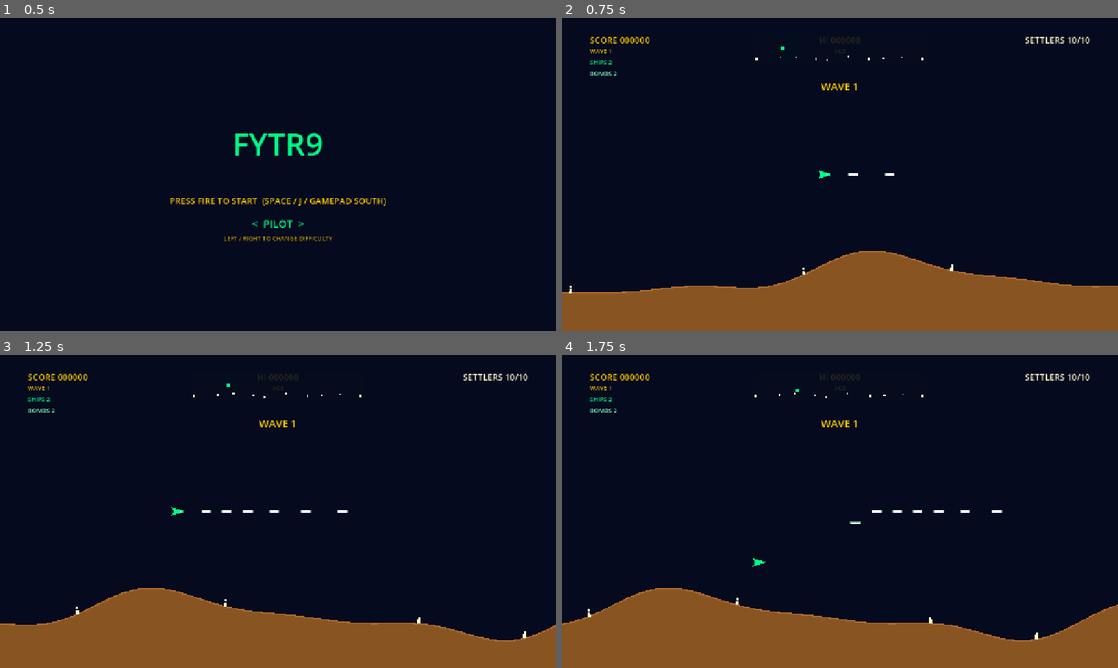
Above: before the commit, frames 1-4 (two rows, left to right).
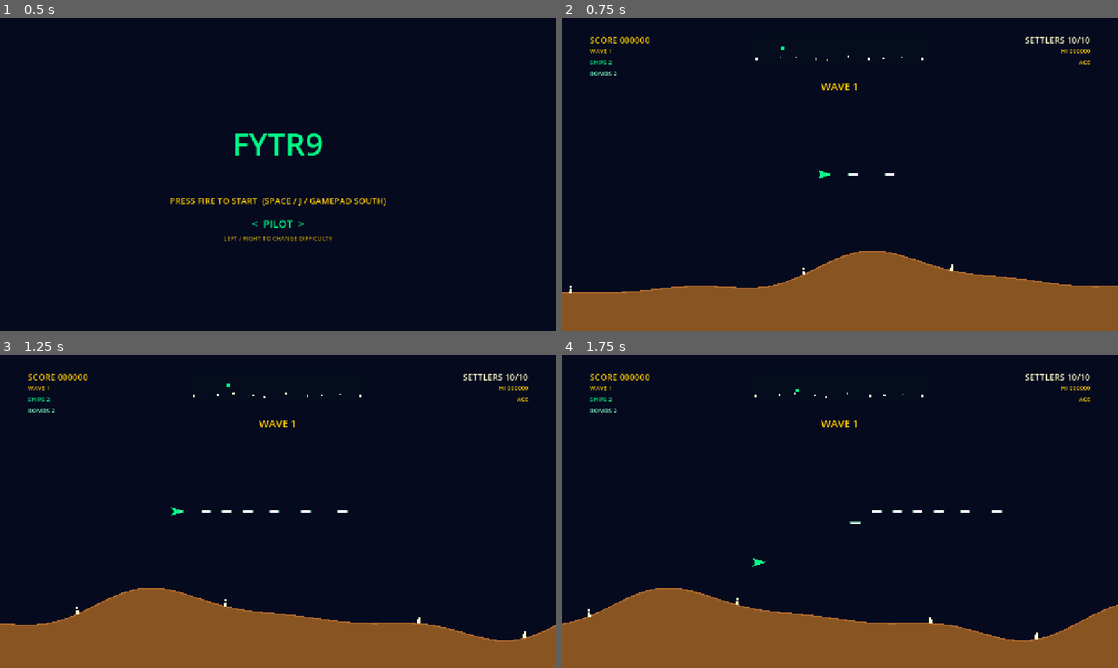
Above: after the commit, the same moments.

Repository: charles-hood/fytr9
Game: Godot game, scene res://scenes/boot/boot.tscn
Two runs of this game, one before a commit and one after it. Both use one fixed random seed, a clock stepped at 60 frames per second and the inputs below.
Inputs:
- Up to frame 1 (0.5 s): no input
- Up to frame 2 (0.75 s): tap Enter at 0.5 s; hold D (move_right) from 0.53 s (still down); hold Space (fire) from 0.53 s (still down)
- Up to frame 3 (1.25 s): keep holding D (move_right); keep holding Space (fire)
- Up to frame 4 (1.75 s): release D (move_right) at 1.28 s; release Space (fire) at 1.28 s; hold S (move_down) from 1.28 s (still down); tap Space (fire) at 1.35 s

Frame 1 is identical in both runs. In frame 2, 0.1% of the frame differs, in the area x 46-95%, y 6-15%; in frame 3, 0.1%; in frame 4, 0.1%.

Commit message:
Address GLM review round 2: HUD overlap, rebase glitch, dead code, test gaps
- HUD: high-score and difficulty labels moved out from under the scanner's
  85%-opaque rectangle to the right column (should-fix 1).
- Pulse Bomb x-only window documented as correct by construction: the full
  720px playfield is inside the vertical viewport (should-fix 2 resolved as
  documentation, not dead code).
- Rebase now runs before entity placement/camera, killing the one-frame
  world-width placement glitch after 16 laps (mis-tiered nit; real bug).
- Removed unreferenced M1 target_dummy scaffolding.
- Test gaps closed: multi-carry stacking + release-on-death, catch-radius
  difficulty scaling in the catch check, standalone scene instantiation.
- Skipped: duplicate edge arrows (pixel-identical overlap, no visible
  defect). Deferred: Snatcher-cap/whole-field count (annotated M4 item).
- DECISIONS.md: review round recorded; discovery rubric now frozen.

Suite: 20 suites, 2115 checks, 0 failures.

Co-Authored-By: Claude Fable 5 <noreply@anthropic.com>

Diff:
--- a/project/scenes/actors/target_dummy.tscn
+++ /dev/null
@@ -1,23 +0,0 @@
-[gd_scene load_steps=3 format=3]
-
-[ext_resource type="Script" path="res://scripts/actors/target_dummy.gd" id="1"]
-
-[sub_resource type="CircleShape2D" id="CircleShape2D_body"]
-radius = 18.0
-
-[node name="TargetDummy" type="Area2D"]
-collision_layer = 4
-collision_mask = 2
-monitoring = false
-script = ExtResource("1")
-
-[node name="Body" type="Polygon2D" parent="."]
-color = Color(1, 0.4, 0, 1)
-polygon = PackedVector2Array(0, -18, 14, 0, 0, 18, -14, 0)
-
-[node name="Core" type="Polygon2D" parent="."]
-color = Color(1, 0.8, 0.4, 1)
-polygon = PackedVector2Array(0, -6, 5, 0, 0, 6, -5, 0)
-
-[node name="CollisionShape2D" type="CollisionShape2D" parent="."]
-shape = SubResource("CircleShape2D_body")
--- a/project/scenes/game/hud.tscn
+++ b/project/scenes/game/hud.tscn
@@ -57,25 +57,25 @@
 
 [node name="HighScoreLabel" type="Label" parent="."]
 unique_name_in_owner = true
-offset_left = 480.0
-offset_top = 36.0
-offset_right = 800.0
-offset_bottom = 64.0
+offset_left = 916.0
+offset_top = 66.0
+offset_right = 1216.0
+offset_bottom = 90.0
 theme_override_colors/font_color = Color(1, 0.8, 0, 1)
-theme_override_font_sizes/font_size = 20
+theme_override_font_sizes/font_size = 14
 text = "HI 000000"
-horizontal_alignment = 1
+horizontal_alignment = 2
 
 [node name="DifficultyLabel" type="Label" parent="."]
 unique_name_in_owner = true
-offset_left = 480.0
-offset_top = 66.0
-offset_right = 800.0
-offset_bottom = 90.0
+offset_left = 916.0
+offset_top = 92.0
+offset_right = 1216.0
+offset_bottom = 116.0
 theme_override_colors/font_color = Color(1, 0.8, 0, 1)
 theme_override_font_sizes/font_size = 14
 text = "PILOT"
-horizontal_alignment = 1
+horizontal_alignment = 2
 
 [node name="PopulationLabel" type="Label" parent="."]
 unique_name_in_owner = true
--- a/project/scripts/actors/target_dummy.gd
+++ /dev/null
@@ -1,33 +0,0 @@
-## Milestone 1 flight-lab target dummy. Scaffolding only — replaced by the
-## real enemy roster from Milestone 2 on. Respawns after a short delay so the
-## lab stays target-rich.
-extends Area2D
-
-const RESPAWN_DELAY := 2.0
-
-var sim_x := 0.0
-var sim_y := 0.0
-var hit_radius := 18.0
-var alive := true
-
-var _respawn_timer := 0.0
-
-
-func setup(p_sim_x: float, p_sim_y: float) -> void:
-	sim_x = p_sim_x
-	sim_y = p_sim_y
-
-
-func take_hit() -> void:
-	alive = false
-	visible = false
-	_respawn_timer = RESPAWN_DELAY
-
-
-func tick(delta: float) -> void:
-	if alive:
-		return
-	_respawn_timer -= delta
-	if _respawn_timer <= 0.0:
-		alive = true
-		visible = true
--- a/project/scripts/core/game_world.gd
+++ b/project/scripts/core/game_world.gd
@@ -162,16 +162,22 @@
 	_tick_enemy_shots(delta)
 	_handle_rescue()
 	run.registry.rebuild(player, enemies, settlers)
+	# Rebase BEFORE placement and the camera update, so a rebase tick renders
+	# entities relative to the shifted anchor — placing first left every
+	# entity a full world width off-screen for one frame.
+	_maybe_rebase()
 	_place_entities()
 	camera.tick(delta, player)
-	_maybe_rebase()
 	run.post_tick(delta)
 
 
 ## §4.3 Pulse Bomb: kills enemies and hostile projectiles in the visible
 ## viewport plus a wrapped seam margin. Settlers are unharmed — a carried
 ## Settler drops because its carrier dies (the §4.5 falling rule), not from
-## bomb damage.
+## bomb damage. Only the wrapped x window is tested: the viewport is the
+## full 720px logical height and every hostile lives inside the playable
+## band within it, so a y check would be dead code — revisit only if an M4+
+## enemy can ever exist outside the vertical viewport.
 func detonate_pulse_bomb() -> void:
 	var cam_x := camera_sim_x()
 	var reach: float = VIEWPORT_HALF_WIDTH + player_balance.bomb_seam_margin
--- a/project/tests/integration/test_arcade_loop.gd
+++ b/project/tests/integration/test_arcade_loop.gd
@@ -212,6 +212,65 @@
 	_free_session(session)
 
 
+func test_multiple_carried_settlers_stack_and_release_on_death() -> void:
+	# DECISIONS 2026-07-11: multiple simultaneous carries are allowed and
+	# stack below the craft; §4.4 death releases every one of them.
+	var session := _spawn_session(786)
+	var world: Node2D = session.get_node("World")
+	var run: Node = session.get_node("RunController")
+	var player: CharacterBody2D = world.player
+	player.position.y = 200.0  # well above the drop band — no auto-delivery
+
+	var first: Node2D = world.settlers[0]
+	var second: Node2D = world.settlers[1]
+	first.apply_state(SettlerScript.State.CARRIED_BY_PLAYER)
+	second.apply_state(SettlerScript.State.CARRIED_BY_PLAYER)
+	_step(world, 1)
+	var offset: float = world.settler_balance.carry_offset_y
+	var spacing: float = world.settler_balance.carry_stack_spacing
+	assert_almost_eq(first.sim_x, player.sim_x, 0.001, "first carried settler tracks the craft")
+	assert_almost_eq(second.sim_x, player.sim_x, 0.001, "second carried settler tracks the craft")
+	assert_almost_eq(minf(first.sim_y, second.sim_y), player.position.y + offset, 0.001,
+			"one settler hangs at the carry offset")
+	assert_almost_eq(maxf(first.sim_y, second.sim_y), player.position.y + offset + spacing,
+			0.001, "the other stacks one spacing lower")
+
+	run.report_player_death(&"test")
+	assert_eq(first.state, SettlerScript.State.FALLING, "death releases the first settler")
+	assert_eq(second.state, SettlerScript.State.FALLING, "death releases the second settler")
+	_free_session(session)
+
+
+func test_catch_radius_scales_with_difficulty() -> void:
+	# §6.4 catch forgiveness must be applied in the catch check itself, not
+	# just stored on the preset: Cadet 1.35x catches at a distance Ace 0.8x
+	# must miss.
+	var base: float = 42.0  # settler_balance.catch_radius
+	var cadet := _spawn_session(787, 0)
+	var cadet_world: Node2D = cadet.get_node("World")
+	assert_almost_eq(cadet_world.settler_balance.catch_radius, base, 0.001,
+			"test distances assume the shipped base catch radius")
+	var wide: Node2D = cadet_world.settlers[0]
+	wide.apply_state(SettlerScript.State.FALLING)
+	wide.sim_x = cadet_world.ring.normalize_x(cadet_world.player.sim_x + 50.0)  # 42 < 50 < 56.7
+	wide.sim_y = cadet_world.player.position.y
+	_step(cadet_world, 1)
+	assert_eq(wide.state, SettlerScript.State.CARRIED_BY_PLAYER,
+			"Cadet's Large forgiveness catches beyond the base radius")
+	_free_session(cadet)
+
+	var ace := _spawn_session(788, 2)
+	var ace_world: Node2D = ace.get_node("World")
+	var tight: Node2D = ace_world.settlers[0]
+	tight.apply_state(SettlerScript.State.FALLING)
+	tight.sim_x = ace_world.ring.normalize_x(ace_world.player.sim_x + 40.0)  # 33.6 < 40 < 42
+	tight.sim_y = ace_world.player.position.y
+	_step(ace_world, 2)
+	assert_eq(tight.state, SettlerScript.State.FALLING,
+			"Ace's Tight forgiveness misses inside the base radius")
+	_free_session(ace)
+
+
 func test_terrain_lethal_on_pilot_forgiving_on_cadet() -> void:
 	var pilot := _spawn_session(784, 1)
 	var pilot_world: Node2D = pilot.get_node("World")
--- a/project/tests/integration/test_scene_loads.gd
+++ b/project/tests/integration/test_scene_loads.gd
@@ -6,10 +6,14 @@
 	"res://scenes/boot/boot.tscn",
 	"res://scenes/menus/title_screen.tscn",
 	"res://scenes/game/game_session.tscn",
+	"res://scenes/game/world.tscn",
+	"res://scenes/game/terrain.tscn",
 	"res://scenes/game/hud.tscn",
 	"res://scenes/game/scanner.tscn",
+	"res://scenes/actors/player.tscn",
 	"res://scenes/actors/settler.tscn",
 	"res://scenes/actors/enemies/snatcher.tscn",
+	"res://scenes/actors/projectiles/player_shot.tscn",
 	"res://scenes/actors/projectiles/enemy_shot.tscn",
 ]
 
--- a/project/tests/integration/test_world_mechanics.gd
+++ b/project/tests/integration/test_world_mechanics.gd
@@ -83,4 +83,16 @@
 	assert_true(absf(world.player.position.x) < W, "anchor rebased near origin")
 	assert_almost_eq(world.camera.position.x - world.player.position.x, relative, 0.001,
 			"camera shifted by the same amount — rebase is invisible")
+
+	# A full tick that rebases must also render entities relative to the new
+	# anchor — placing before the rebase left everything a world width away
+	# for one frame (M3 GLM review, nit 3).
+	world.spawn_snatcher(world.ring.normalize_x(world.player.sim_x + 300.0))
+	world.player.position.x = 17.0 * W + 123.0
+	world.player.sim_x = world.ring.normalize_x(world.player.position.x)
+	world._physics_process(DT)
+	assert_true(absf(world.player.position.x) < W, "tick performed the rebase")
+	for enemy in world.enemies:
+		assert_true(absf(enemy.position.x - world.player.position.x) <= W / 2.0 + 1.0,
+				"entities placed against the rebased anchor in the same tick")
 	_free_session(pair[0])
Not shown, removed: project/scripts/actors/target_dummy.gd.uid
Not shown, changed: README.md
Not shown, changed: project/docs/DECISIONS.md
